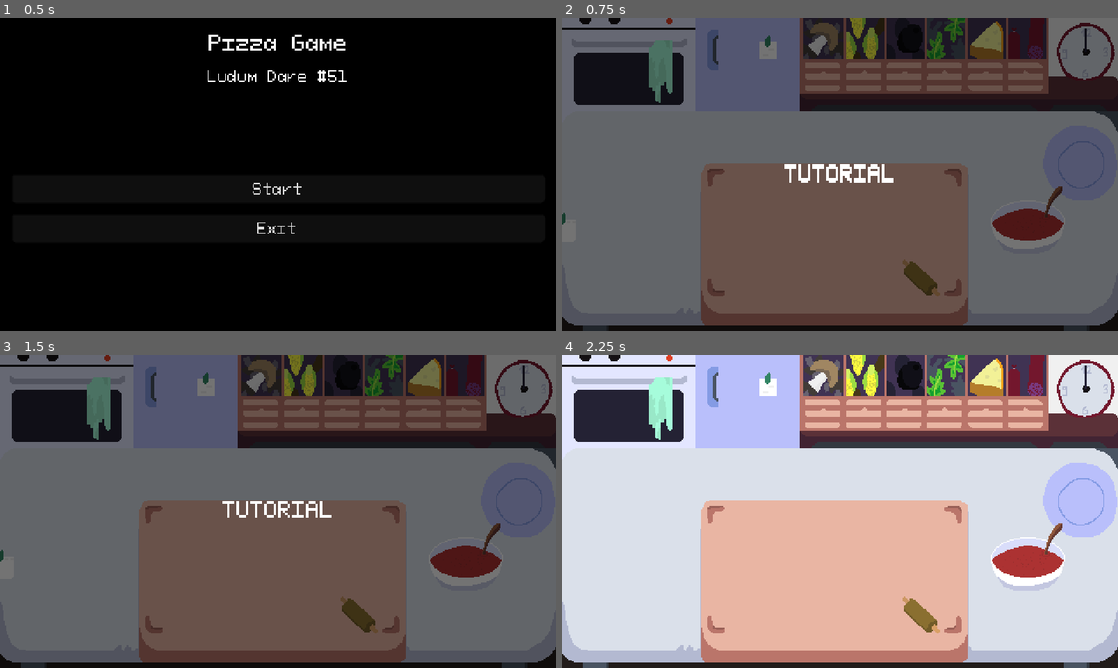
Above: before the commit, frames 1-4 (two rows, left to right).
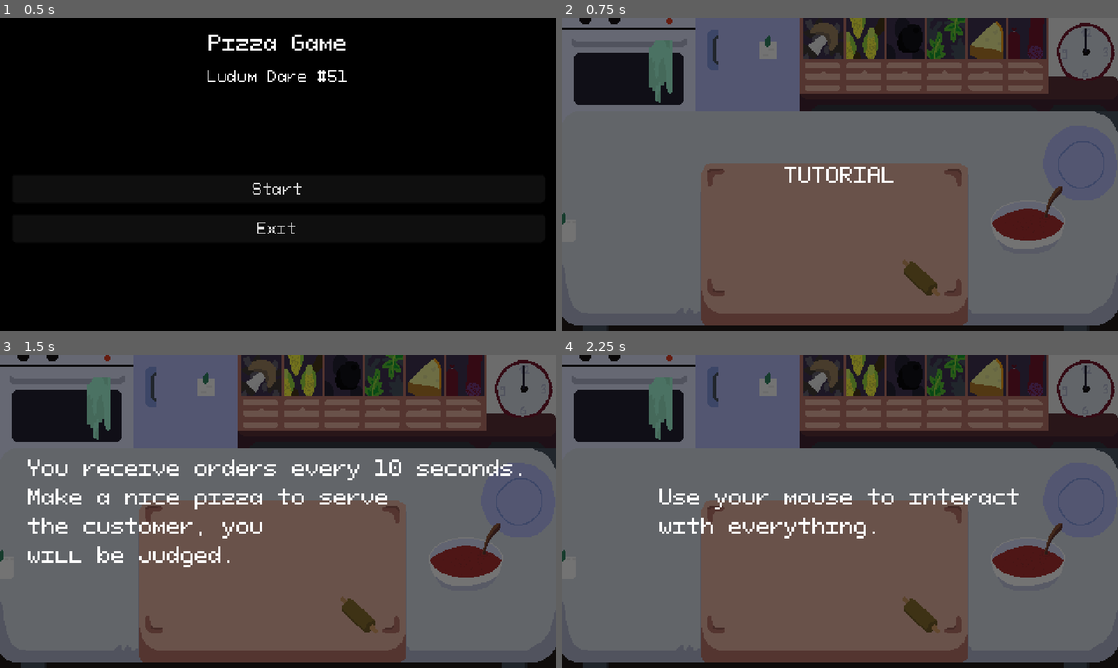
Above: after the commit, the same moments.

Repository: martindzejky/pizza-game
Game: Godot game, scene res://scenes/start.tscn
Same seed, same stepped clock (60 frames per second), same inputs: the game is played once before the commit and once after it.
Inputs (mouse positions are in pixels of both pictures, inside the frame that each line leads up to):
- Up to frame 1 (0.5 s): no input
- Up to frame 2 (0.75 s): click "Start" at 0.5 s
- Up to frame 3 (1.5 s): tap Enter at 1.25 s; move the mouse to (400, 495) at 1.27 s; click (400, 495) at 1.42 s
- Up to frame 4 (2.25 s): tap Space at 2 s; move the mouse to (728, 527) at 2.02 s; click (728, 527) at 2.17 s

Frame 1 is identical in both runs. In frame 2, 0.2% of the frame differs, in the area x 40-60%, y 46-52%; in frame 3, 3.5%; in frame 4, 98%, in the area x 0-100%, y 0-100%.

Commit message:
finish the tutorial

Diff:
--- a/ui/tutorial.tscn
+++ b/ui/tutorial.tscn
@@ -19,6 +19,7 @@
 theme_override_styles/panel = SubResource("StyleBoxFlat_77q4l")
 
 [node name="title" type="CenterContainer" parent="root"]
+layout_mode = 1
 anchors_preset = 15
 anchor_right = 1.0
 anchor_bottom = 1.0
@@ -26,23 +27,70 @@
 grow_vertical = 2
 
 [node name="text" type="Label" parent="root/title"]
+layout_mode = 2
 offset_left = 192.0
 offset_top = 122.0
 offset_right = 288.0
 offset_bottom = 147.0
 text = "TUTORIAL"
 
-[node name="slide1" type="Control" parent="root"]
-layout_mode = 3
-anchors_preset = 0
-offset_right = 40.0
-offset_bottom = 40.0
+[node name="slide1" type="CenterContainer" parent="root"]
+visible = false
+layout_mode = 1
+anchors_preset = 15
+anchor_right = 1.0
+anchor_bottom = 1.0
+grow_horizontal = 2
+grow_vertical = 2
 
 [node name="text" type="Label" parent="root/slide1"]
-offset_left = 192.0
+layout_mode = 2
+offset_left = 24.0
+offset_top = 85.0
+offset_right = 456.0
+offset_bottom = 185.0
+text = "You receive orders every 10 seconds.
+Make a nice pizza to serve
+the customer, you
+will be judged."
+
+[node name="slide2" type="CenterContainer" parent="root"]
+visible = false
+layout_mode = 1
+anchors_preset = 15
+anchor_right = 1.0
+anchor_bottom = 1.0
+grow_horizontal = 2
+grow_vertical = 2
+
+[node name="text" type="Label" parent="root/slide2"]
+layout_mode = 2
+offset_left = 108.0
+offset_top = 110.0
+offset_right = 372.0
+offset_bottom = 160.0
+grow_vertical = 0
+text = "Use your mouse to interact
+with everything."
+
+[node name="slide3" type="CenterContainer" parent="root"]
+visible = false
+layout_mode = 1
+anchors_preset = 15
+anchor_right = 1.0
+anchor_bottom = 1.0
+grow_horizontal = 2
+grow_vertical = 2
+
+[node name="text" type="Label" parent="root/slide3"]
+layout_mode = 2
+offset_left = 84.0
 offset_top = 122.0
-offset_right = 288.0
+offset_right = 396.0
 offset_bottom = 147.0
-text = "TUTORIAL"
+grow_vertical = 0
+text = "Submit the pizza by placing it on
+the plate on the right.
+Good luck!"
 
 [connection signal="gui_input" from="root" to="." method="_on_gui_input"]
